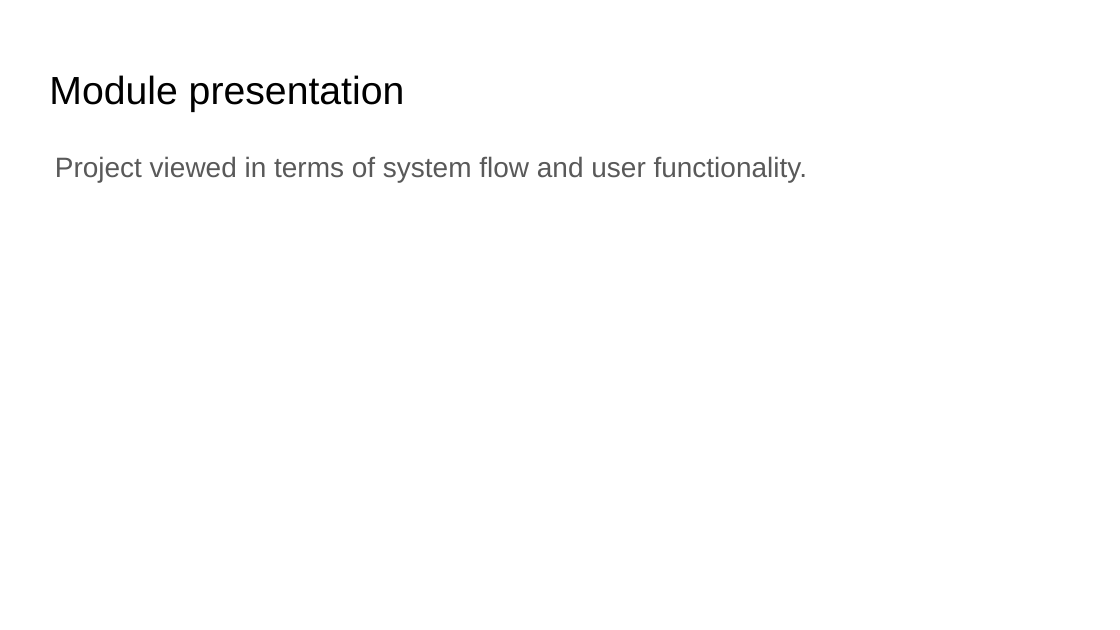
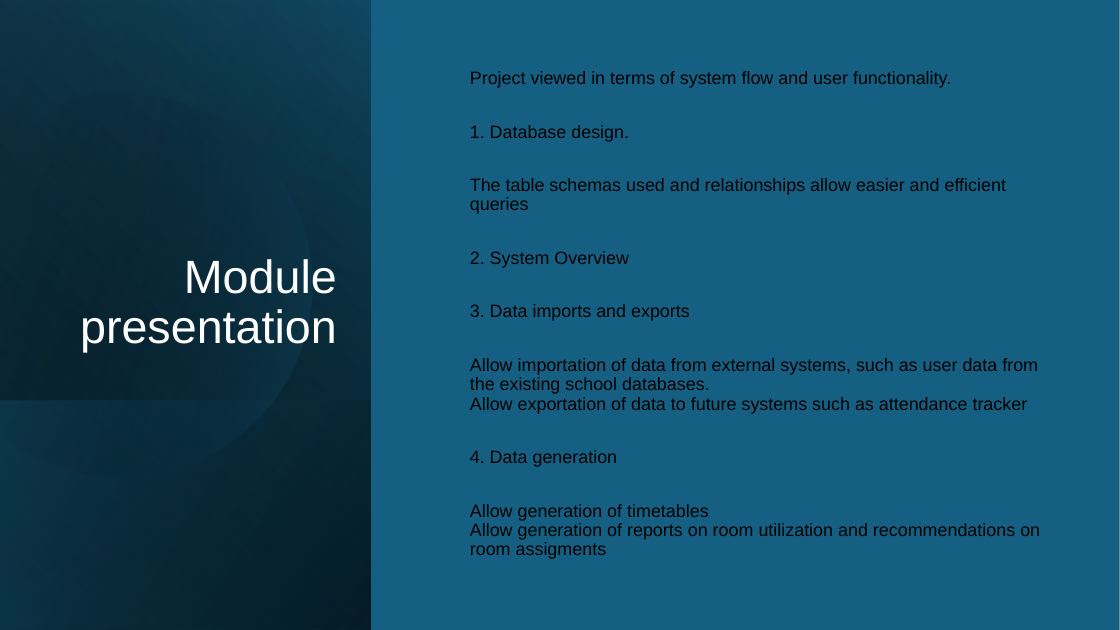
Before and after one commit to csawe/MTB, a slide deck: slide 7 of Documents/Presentation.pptx. Drawn at 1120x630 pixels with LibreOffice and Linux fonts; fonts in the diff are those of the drawing. Boxes give left, top, right and bottom in pixels: in the first picture for what was removed or moved away, otherwise in the second. Text is boxed around its words. In the diff, an @@ line names an element or a change of style, - is before the commit and + after.

```diff
--- a/Documents/Presentation.pptx
+++ b/Documents/Presentation.pptx
@@ rectangle added at [0,0,1120,629], fill #156082 @@
@@ rectangle added at [0,1,370,630], fill gradient #000000 to #104862 @@
@@ rectangle added at [0,2,370,630], fill gradient #156082 to #000000 @@
@@ rectangle added at [0,0,370,629], fill gradient #46B1E1 to #000000 @@
@@ freeform shape added at [0,47,359,516], fill gradient #000000 to #156082 @@
@@ title "Module presentation" at [80,259,337,352]: size 25.2 to 30 pt, text colour #000000 to #FFFFFF; alignment left to right; line spacing 1 to 0.9; vertical alignment top to bottom @@
@@ text added at [470,71,1040,559], 11.5 pt, text #000000 @@
+Project viewed in terms of system flow and user functionality.
+1. Database design.
+The table schemas used and relationships allow easier and efficient queries
+2. System Overview
+3. Data imports and exports
+Allow importation of data from external systems, such as user data from the existing school databases.
+Allow exportation of data to future systems such as attendance tracker
+4. Data generation
+Allow generation of timetables
+Allow generation of reports on room utilization and recommendations on room assigments
@@ text removed at [55,156,807,182] @@
-Project viewed in terms of system flow and user functionality.
@@ rectangle added at [0,400,371,629], fill gradient #156082 to #000000 @@
```
Also in this commit, not shown: 6 other slides changed, 6 other files.
